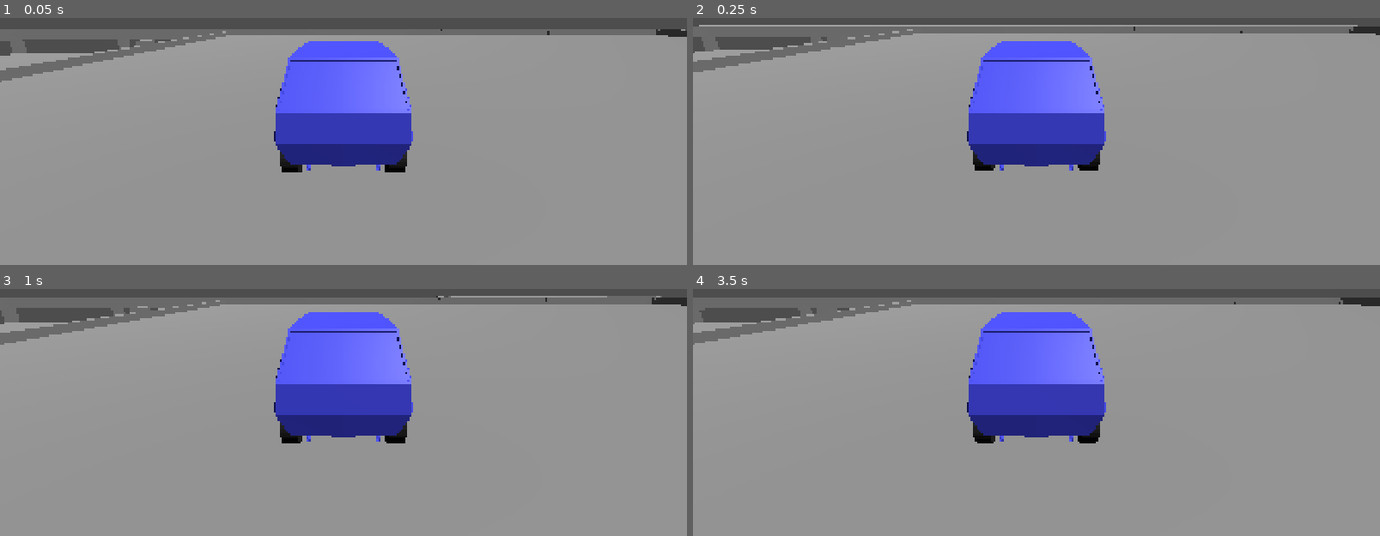
Above: before the commit, frames 1-4 (two rows, left to right).
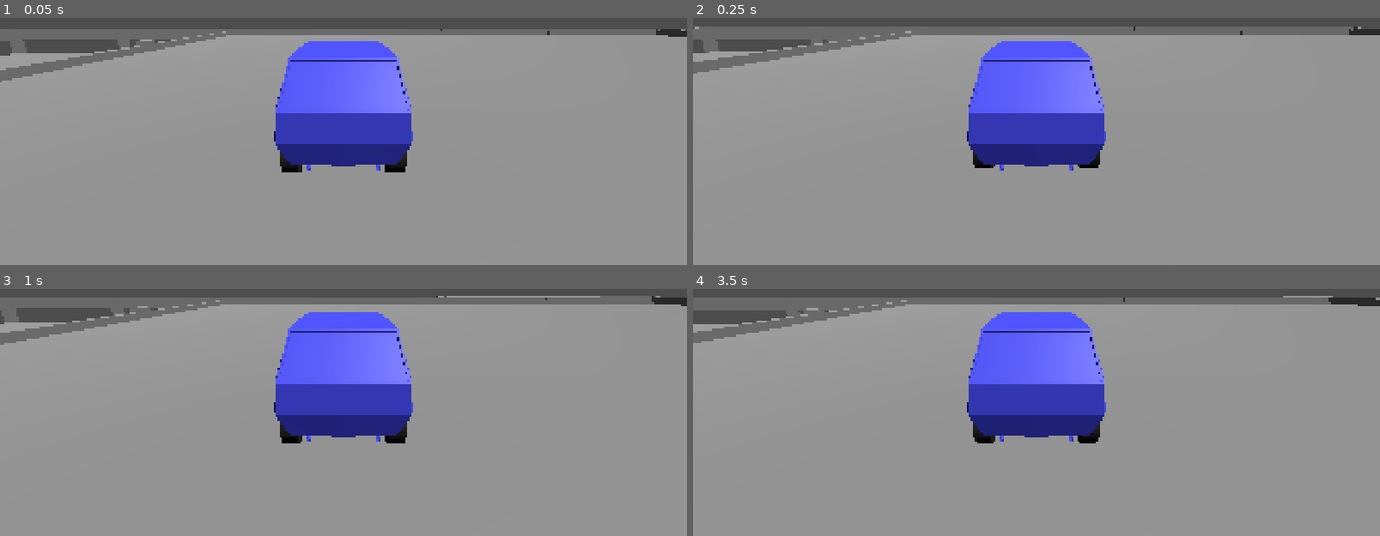
Above: after the commit, the same moments.

Repository: joelhari/my-racing-game
Game: Godot game, scene res://game.tscn
Two runs of this game, one before a commit and one after it. Both use one fixed random seed, a clock stepped at 60 frames per second and the inputs below.
Inputs:
- Up to frame 1 (0.05 s): no input
- Up to frame 2 (0.25 s): no input
- Up to frame 3 (1 s): hold D (right) from 0.53 s (still down); hold S (break) from 0.53 s (still down)
- Up to frame 4 (3.5 s): release D (right) at 1.28 s; release S (break) at 1.28 s; hold F (shift_down) 1.28-2.03 s; tap S (break) at 1.35, 3.05 s; tap Enter at 2 s; hold D (right) 2.03-2.78 s; hold S (break) 2.03-2.78 s; tap Left (look_left) at 2.1 s; hold W (accelerate) from 2.78 s (still down); tap Right (look_right) at 2.85 s

Frame 1 is identical in both runs. In frame 2, 1.9% of the frame differs, in the area x 0-100%, y 2-62%; in frame 3, less than 0.1%; in frame 4, 0.8%.

Commit message:
update lateral force physics and add skid marks

Diff:
--- a/objects/cars/car.gd
+++ b/objects/cars/car.gd
@@ -3,6 +3,7 @@
 
 
 @export var wheels: Array[Wheel]
+@export var skid_marks: Array[GPUParticles3D]
 var steering_wheels: Array[Wheel]
 
 @export_group("Engine")
@@ -42,7 +43,6 @@
 
     var accelerate_input: float = Input.get_action_strength("accelerate")
     var break_input: float = Input.get_action_strength("break")
-    print(accelerate_input, break_input)
     var accelerate_strength: float = 0.0
     var break_strength: float = 0.0
 
@@ -55,10 +55,11 @@
 
     var grounded: bool = false
 
-    for wheel in wheels:
+    for i in range(4):
+        var wheel = wheels.get(i)
         wheel.force_raycast_update()
         wheel.apply_wheel_physics_to_car(
-            self, accelerate_strength, break_strength)
+            self, accelerate_strength, break_strength, skid_marks.get(i))
 
         if wheel.is_colliding():
             grounded = true
--- a/objects/cars/car.tscn
+++ b/objects/cars/car.tscn
@@ -14,11 +14,34 @@
 _data = [Vector2(0, 1), 0.0, 0.0, 0, 0, Vector2(0.51324505, 0.8882979), 0.0, 0.0, 0, 0, Vector2(1, 0.16489363), 0.0, 0.0, 0, 0]
 point_count = 3
 
-[node name="Car" type="RigidBody3D" unique_id=305355653 node_paths=PackedStringArray("wheels")]
+[sub_resource type="Gradient" id="Gradient_h4id6"]
+offsets = PackedFloat32Array(0, 0.6630435, 1)
+colors = PackedColorArray(0, 0, 0, 1, 0, 0, 0, 0.85882354, 0, 0, 0, 0.35686275)
+
+[sub_resource type="GradientTexture1D" id="GradientTexture1D_jmleq"]
+gradient = SubResource("Gradient_h4id6")
+
+[sub_resource type="ParticleProcessMaterial" id="ParticleProcessMaterial_6kggx"]
+direction = Vector3(0, 0, 1)
+spread = 0.0
+gravity = Vector3(0, 0, 0)
+color_ramp = SubResource("GradientTexture1D_jmleq")
+
+[sub_resource type="StandardMaterial3D" id="StandardMaterial3D_kn4uk"]
+transparency = 1
+vertex_color_use_as_albedo = true
+
+[sub_resource type="QuadMesh" id="QuadMesh_cwtv4"]
+material = SubResource("StandardMaterial3D_kn4uk")
+size = Vector2(0.2, 0.2)
+orientation = 1
+
+[node name="Car" type="RigidBody3D" unique_id=305355653 node_paths=PackedStringArray("wheels", "skid_marks")]
 collision_mask = 8
 mass = 60.0
 script = ExtResource("1_h4id6")
 wheels = [NodePath("WheelFL"), NodePath("WheelFR"), NodePath("WheelRL"), NodePath("WheelRR")]
+skid_marks = [NodePath("SkidMarks/GPUParticles3D"), NodePath("SkidMarks/GPUParticles3D2"), NodePath("SkidMarks/GPUParticles3D3"), NodePath("SkidMarks/GPUParticles3D4")]
 acceleration_curve = SubResource("Curve_e2o6t")
 
 [node name="CollisionShape3D" type="CollisionShape3D" parent="." unique_id=1549398599]
@@ -70,3 +93,37 @@
 [node name="Wheel" type="MeshInstance3D" parent="WheelRR" unique_id=641447124]
 transform = Transform3D(1, 0, 0, 0, 1, 0, 0, 0, 1, 0, -0.42, 0)
 mesh = ExtResource("3_h4id6")
+
+[node name="SkidMarks" type="Node3D" parent="." unique_id=1570708186]
+
+[node name="GPUParticles3D" type="GPUParticles3D" parent="SkidMarks" unique_id=746862990]
+emitting = false
+amount = 150
+lifetime = 1.5
+fixed_fps = 60
+process_material = SubResource("ParticleProcessMaterial_6kggx")
+draw_pass_1 = SubResource("QuadMesh_cwtv4")
+
+[node name="GPUParticles3D2" type="GPUParticles3D" parent="SkidMarks" unique_id=1234098703]
+emitting = false
+amount = 150
+lifetime = 1.5
+fixed_fps = 60
+process_material = SubResource("ParticleProcessMaterial_6kggx")
+draw_pass_1 = SubResource("QuadMesh_cwtv4")
+
+[node name="GPUParticles3D3" type="GPUParticles3D" parent="SkidMarks" unique_id=1319237526]
+emitting = false
+amount = 150
+lifetime = 1.5
+fixed_fps = 60
+process_material = SubResource("ParticleProcessMaterial_6kggx")
+draw_pass_1 = SubResource("QuadMesh_cwtv4")
+
+[node name="GPUParticles3D4" type="GPUParticles3D" parent="SkidMarks" unique_id=1133724945]
+emitting = false
+amount = 150
+lifetime = 1.5
+fixed_fps = 60
+process_material = SubResource("ParticleProcessMaterial_6kggx")
+draw_pass_1 = SubResource("QuadMesh_cwtv4")
--- a/objects/cars/wheel.gd
+++ b/objects/cars/wheel.gd
@@ -10,10 +10,12 @@
 @export var spring_strength: float = 10000.0
 @export var spring_damping: float = 200.0
 @export var rest_dist: float = 0.42
-@export var over_extend: float = 0.0
+@export var over_extend: float = 0.2
 
 @export_group("Tire")
 @export var grip_curve: Curve
+@export var static_firction: float = 5
+@export var dynamic_friction: float = 1
 
 
 @onready var mesh: Node3D = get_child(0)
@@ -26,7 +28,8 @@
 func apply_wheel_physics_to_car(
     car: Car,
     accelerate_strength: float,
-    break_strength: float
+    break_strength: float,
+    skid_mark: GPUParticles3D
 ) -> void:
 
     if not is_colliding():
@@ -68,7 +71,8 @@
 
     # TODO: When back wheels are larger, e.g. the car is slightly tilted,
     #       applying the force in the spring up direction causes the car to move.
-    force_vector += (spring_force - spring_damping_force) * spring_up_direction
+    var normal_force: Vector3 = (spring_force - spring_damping_force) * spring_up_direction
+    force_vector += normal_force
     #force_vector += (spring_force - spring_damping_force) * contact_normal
     # ------------------------------------------------------------------------ #
 
@@ -100,18 +104,25 @@
 
 
     # --------- Lateral ------------------------------------------------- #
+    var gravity: float = car.get_gravity().y
+    var required_lateral_force: Vector3 = (
+        contact_lateral * wheel_lateral_velocity * ((car.mass*gravity)/4.0))
 
-    var grip_factor: float = absf(wheel_lateral_velocity/wheel_velocity.length())
-    var lateral_traction: float = grip_curve.sample_baked(grip_factor) if is_finite(grip_factor) else 1
-
-    var gravity: float = car.get_gravity().y
-    var lateral_force: Vector3 = contact_lateral * wheel_lateral_velocity * lateral_traction * ((car.mass*gravity)/4.0)
+    var lateral_force: Vector3 = Vector3.ZERO
+    if required_lateral_force.length_squared() <= (static_firction * normal_force).length_squared():
+        lateral_force = required_lateral_force
+        skid_mark.emitting = false
+    else:
+        lateral_force = dynamic_friction * normal_force.length() * contact_lateral * -sign(wheel_lateral_velocity)
+        skid_mark.global_position = contact + Vector3.UP * 0.01
+        skid_mark.look_at(skid_mark.global_position + skid_mark.global_basis.z)
+        skid_mark.emitting = true
 
     # TODO: rename this shit
-    var forward_traction: float = 0.05
-    var forward_force: Vector3 = contact_forward * wheel_forward_velocity * forward_traction * ((car.mass*gravity)/4.0)
+    #var forward_traction: float = 0.05
+    #var forward_force: Vector3 = contact_forward * wheel_forward_velocity * forward_traction * ((car.mass*gravity)/4.0)
 
-    force_vector += lateral_force + forward_force
+    force_vector += lateral_force #+ forward_force
     # ------------------------------------------------------------------------ #
 
 
